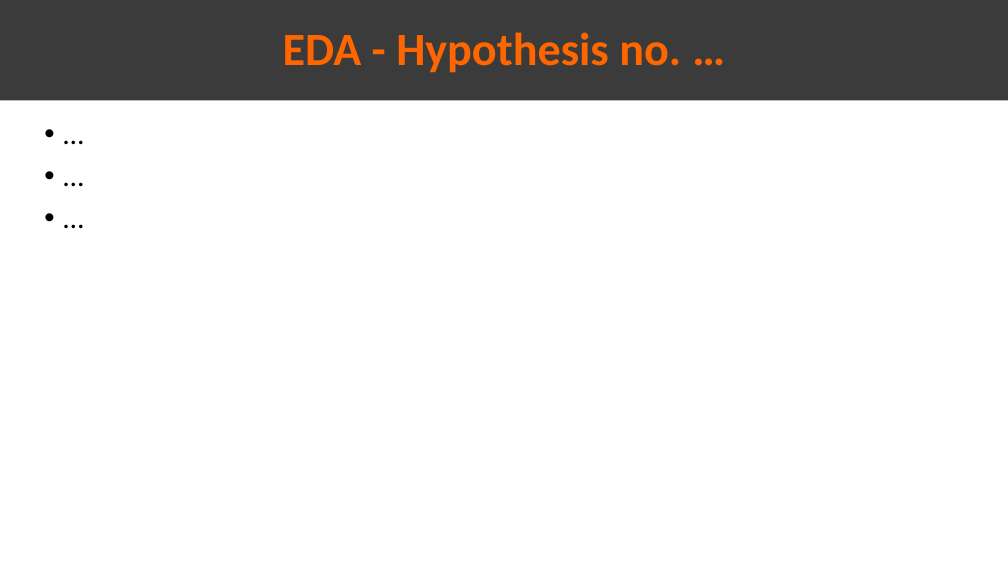
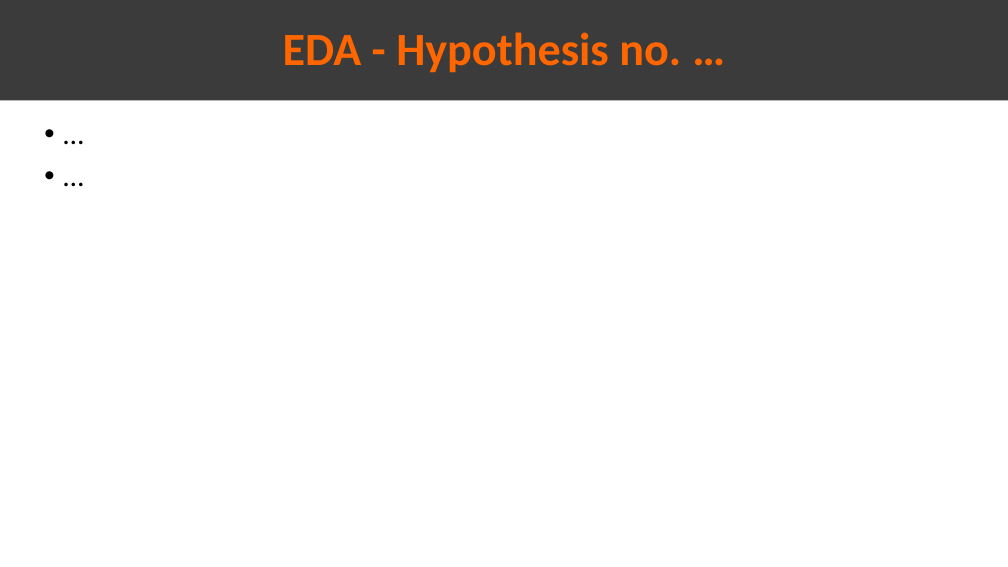
Before and after one commit to Omar-Safwat/HealthCare_project, a slide deck: slide 13 of Week_11/Presentation_EDA.pptx (slide 9 before the commit). Drawn at 1008x567 pixels with LibreOffice and Linux fonts; fonts in the diff are those of the drawing. Boxes give left, top, right and bottom in pixels: in the first picture for what was removed or moved away, otherwise in the second. Text is boxed around its words. In the diff, an @@ line names an element or a change of style, - is before the commit and + after.

```diff
--- a/Week_11/Presentation_EDA.pptx
+++ b/Week_11/Presentation_EDA.pptx
@@ text at bbox=[37, 115, 972, 556]: paragraph removed @@
-• …
```
Also in this commit, not shown: 1 other slide changed, 4 slides added, 6 other files.
